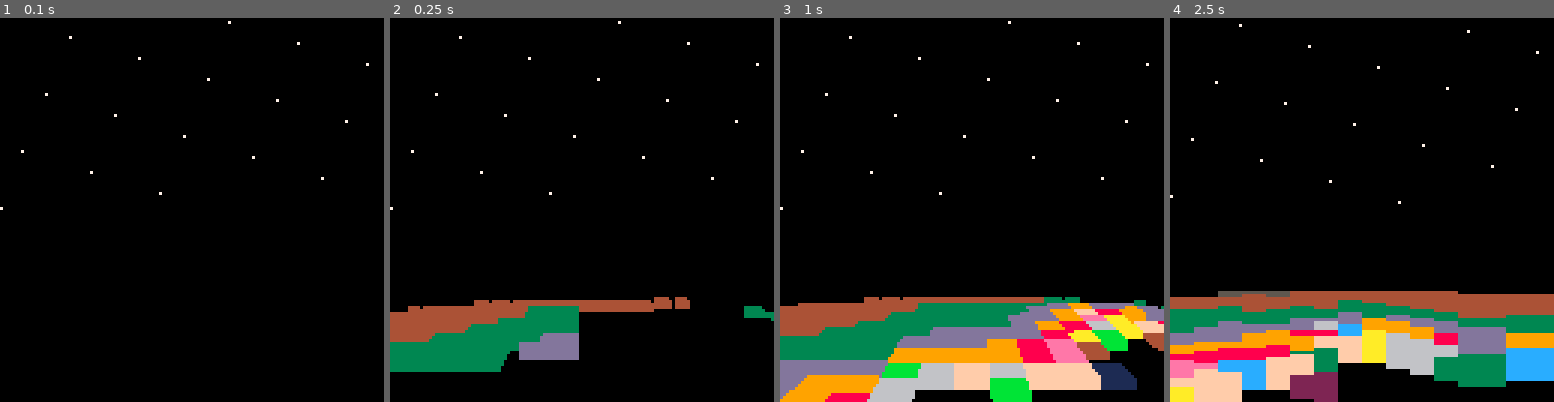
Above: before the commit, frames 1-4 (left to right).
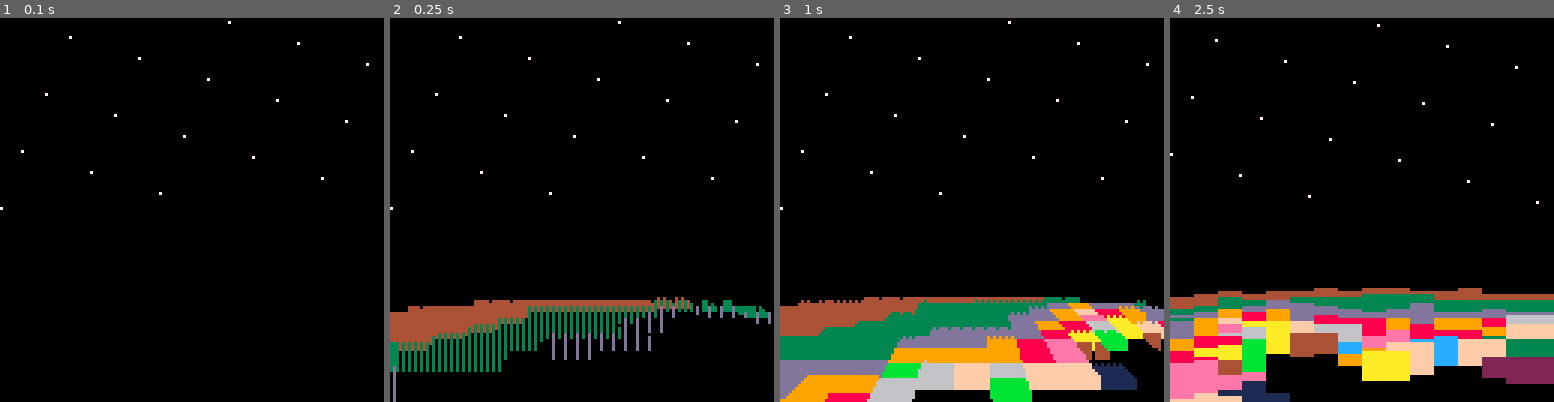
Above: after the commit, the same moments.

Repository: jcwilk/mandel3
Game: PICO-8 cartridge mandel3.p8
Two runs of this game, one before a commit and one after it. Both use one fixed random seed, a clock stepped at 60 frames per second and the inputs below.
Inputs:
- Up to frame 1 (0.1 s): no input
- Up to frame 2 (0.25 s): no input
- Up to frame 3 (1 s): tap X (X key) at 0.33 s; tap O (Z key) at 0.7 s
- Up to frame 4 (2.5 s): tap X (X key) at 1.07, 1.85 s; hold Right 1.6-2.1 s; tap O (Z key) at 1.7, 2.1 s; hold Up 2.15-2.42 s; hold Right from 2.47 s (still down)

Frame 1 is identical in both runs. In frame 2, 4.6% of the frame differs, in the area x 0-100%, y 72-100%; in frame 3, 0.6%; in frame 4, 22%, in the area x 0-100%, y 1-100%.

Commit message:
Make progressive mode reuse the spread pattern
Also dial down the speed a bit

Diff:
--- a/mandel3.p8
+++ b/mandel3.p8
@@ -7,8 +7,8 @@
 
   orig_field_of_view=1/6
   orig_draw_distance=4
-  orig_turn_amount=.005
-  orig_speed = .05
+  orig_turn_amount=.003
+  orig_speed = .03
 
   --debug stuff, disable for release
   force_draw_width=false
@@ -192,9 +192,9 @@
 
       buffer_manager:reset_state(.9) --temporary hack to sidestep the buffer manager bug where it isn't compensating for the buffer
     end
-  end
-
-  pixel_columns={}
+    pixel_columns[i].draw_width=1
+  end
+
   buffer_manager:reset_state(.9)
 
   while true do
